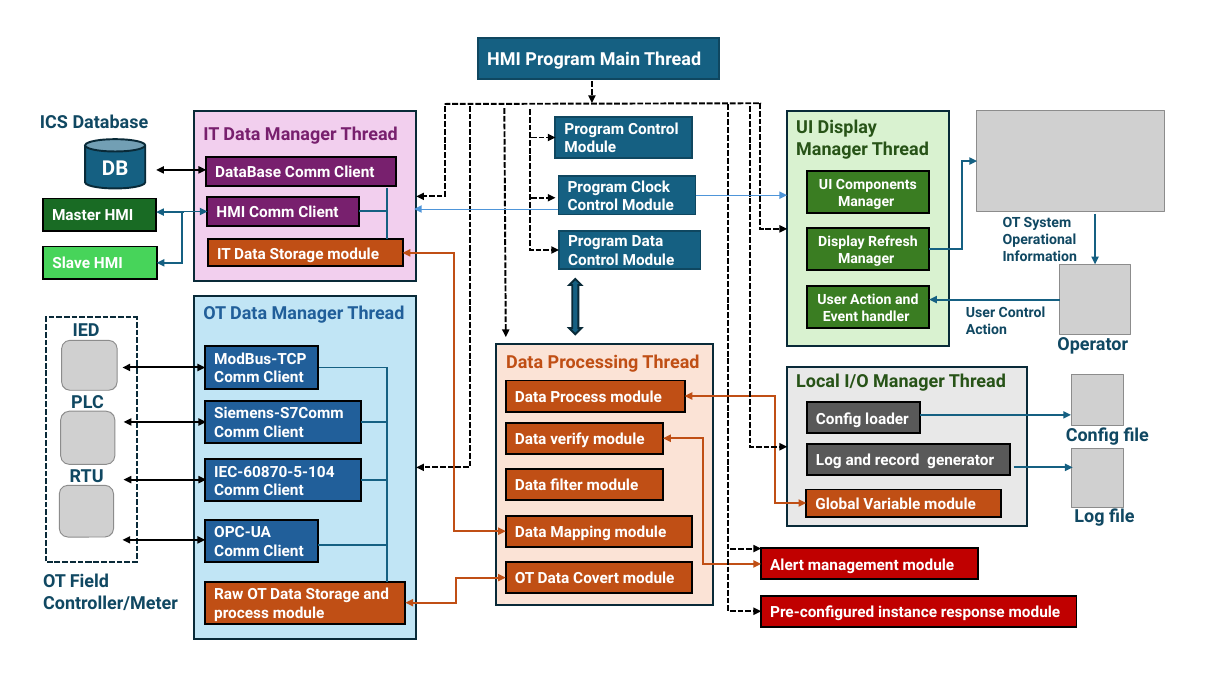
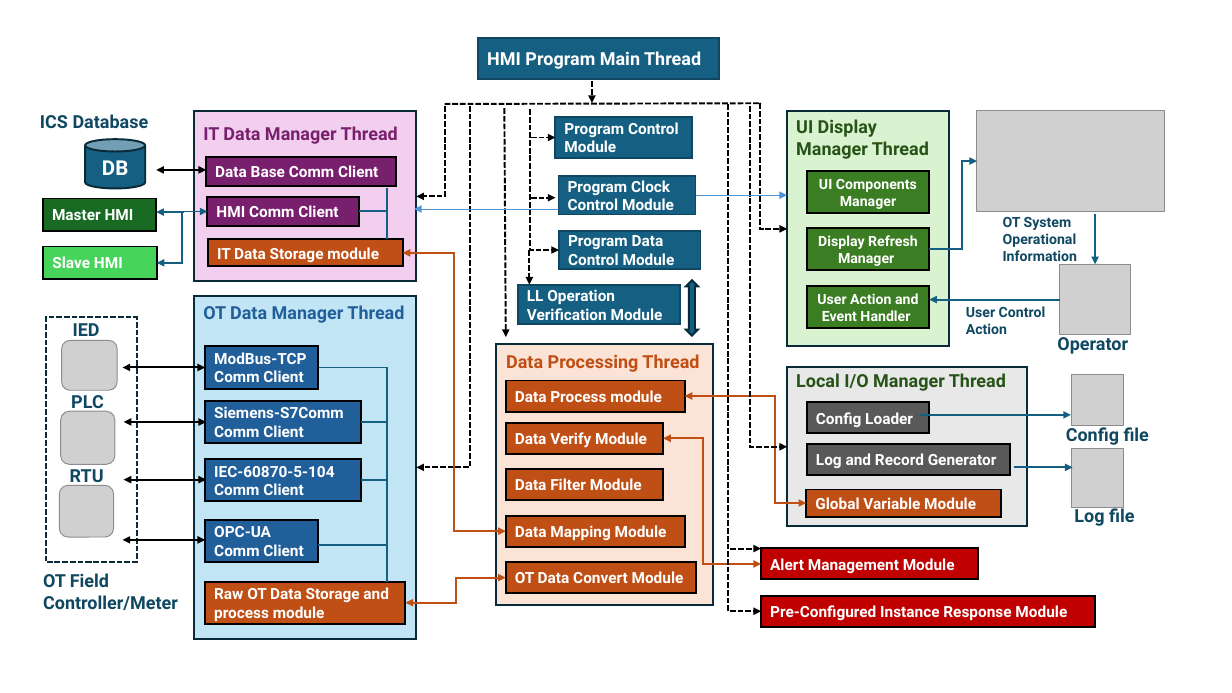
Before and after one commit to LiuYuancheng/IT_OT_IoT_Cyber_Security_Workshop, a slide deck: slide 1 of OT_System_Attack_Case_Study/Railway_HMI_Usage/img/designDoc.pptx. Drawn at 1232x693 pixels with LibreOffice and Linux fonts; fonts in the diff are those of the drawing; grey boxes stand for pictures. Boxes give left, top, right and bottom in pixels: in the first picture for what was removed or moved away, otherwise in the second. Text is boxed around its words. In the diff, an @@ line names an element or a change of style, - is before the commit and + after.

```diff
--- a/OT_System_Attack_Case_Study/Railway_HMI_Usage/img/designDoc.pptx
+++ b/OT_System_Attack_Case_Study/Railway_HMI_Usage/img/designDoc.pptx
@@ text in rectangle at (215,165,378,177): spaces changed @@
-DataBase Comm Client
+Data Base Comm Client
@@ arrow added from (530, 250) to (530, 285), #000000 1.5 pt dashed @@
@@ rectangle added at (518,286,679,324), fill #156082, outline #104760 1.5 pt, 12 pt, text #FFFFFF, bold @@
+LL Operation Verification Module
@@ up down arrow: place and size @@
-up down arrow at (569,279,581,335)
+up down arrow at (686,280,698,335)
@@ text in rectangle at (817,293,918,321): text changed @@
-User Action and Event handler
+User Action and Event Handler
@@ rectangle "Config Loader": place and size @@
-rectangle "Config Loader" at (807,402,921,433)
+rectangle "Config Loader" at (807,402,929,433)
@@ text in rectangle at (816,412,913,427): text changed @@
-Config loader
+Config Loader
@@ text in rectangle at (515,432,647,448): text changed @@
-Data verify module
+Data Verify Module
@@ text in rectangle at (515,478,642,490): text changed @@
-Data filter module
+Data Filter Module
@@ text in rectangle at (816,453,997,468): text changed @@
-Log and record generator
+Log and Record Generator
@@ text in rectangle at (815,497,976,509): text changed @@
-Global Variable module
+Global Variable Module
@@ rectangle "Data Mapping Module": place and size @@
-rectangle "Data Mapping Module" at (506,516,692,547)
+rectangle "Data Mapping Module" at (506,516,685,547)
@@ text in rectangle at (515,525,667,540): text changed @@
-Data Mapping module
+Data Mapping Module
@@ text in rectangle at (770,558,955,574): text changed @@
-Alert management module
+Alert Management Module
@@ text in rectangle at (515,571,684,583): text changed @@
-OT Data Covert module
+OT Data Convert Module
@@ rectangle "Pre-Configured Instance Response Module": place and size @@
-rectangle "Pre-Configured Instance Response Module" at (762,596,1077,628)
+rectangle "Pre-Configured Instance Response Module" at (762,596,1095,628)
@@ text in rectangle at (770,605,1067,621): text changed @@
-Pre-configured instance response module
+Pre-Configured Instance Response Module
```
Also in this commit, not shown: 1 slide added, 2 other files.
